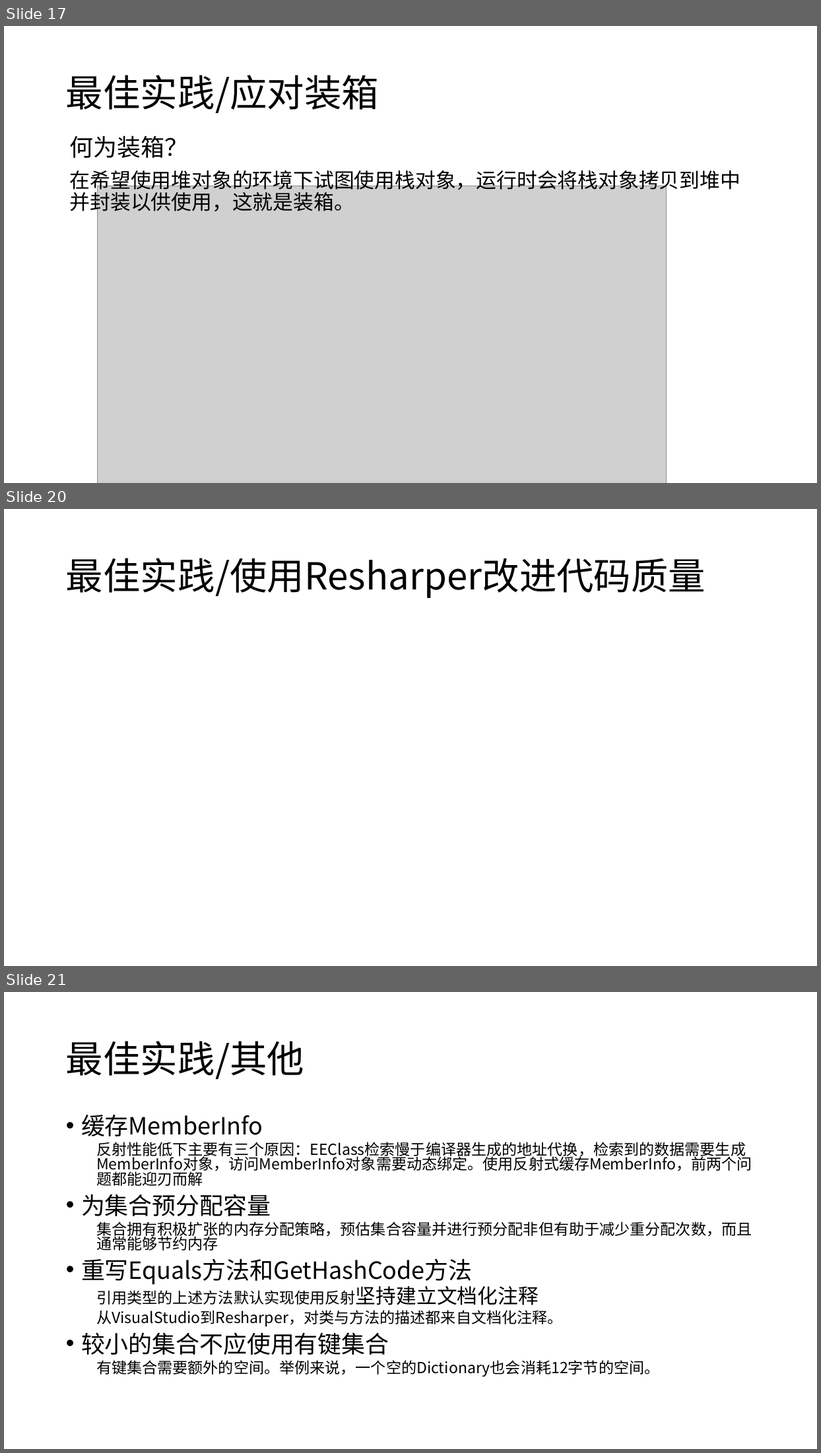
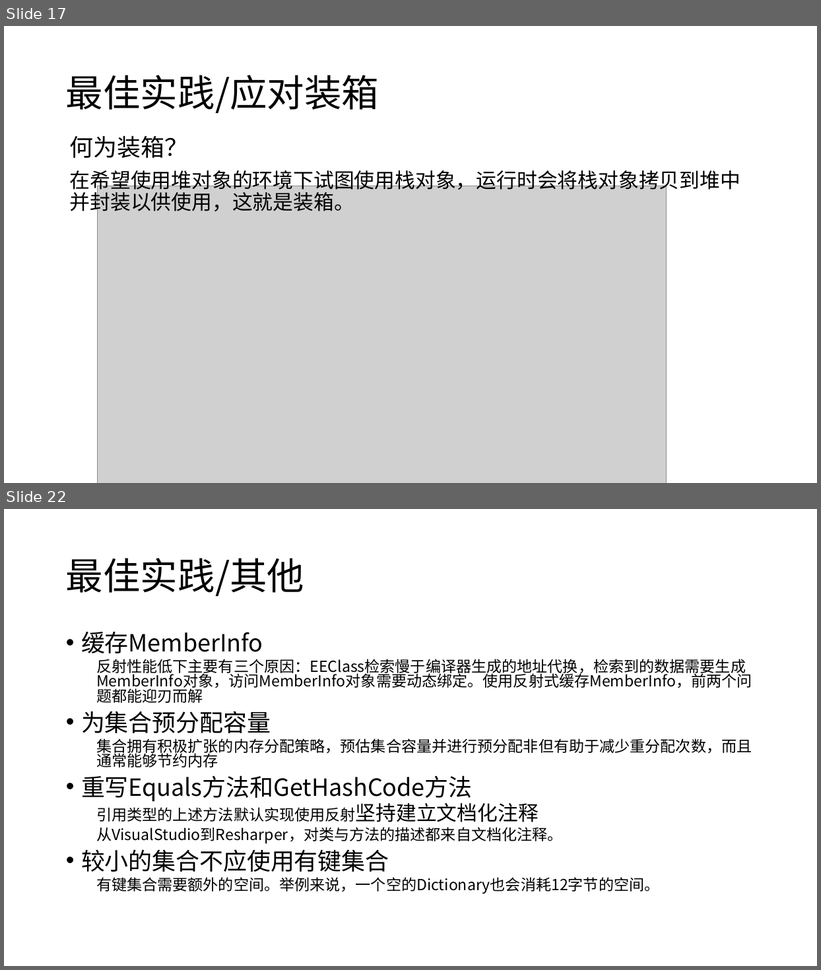
Before and after one commit to snakealpha/DotNetSession, a slide deck: pptx.pptx.pptx. Shown one above the other, each under a label of ours: slides 17, 20 and 21 before the commit, slides 17 and 22 after it; the slides between them are not shown. The pictures are 821x1453 and 821x970 pixels, drawn with LibreOffice and Linux fonts; fonts in the diff are those of the drawing; grey boxes stand for pictures. Boxes give left, top, right and bottom in pixels: in the first picture for what was removed or moved away, otherwise in the second. Text is boxed around its words. In the diff, an @@ line names an element or a change of style, - is before the commit and + after.

```diff
--- a/pptx.pptx.pptx
+++ b/pptx.pptx.pptx
@@ slide 20 removed at [4,509,817,966], background #FFFFFF @@
@@ title removed at [66,558,706,598] @@
-最佳实践/使用Resharper改进代码质量
@@ what was slide 21 is now slide 22 @@
```
Also in this commit, not shown: 4 slides added, 2 other slides removed, 1 other file.
